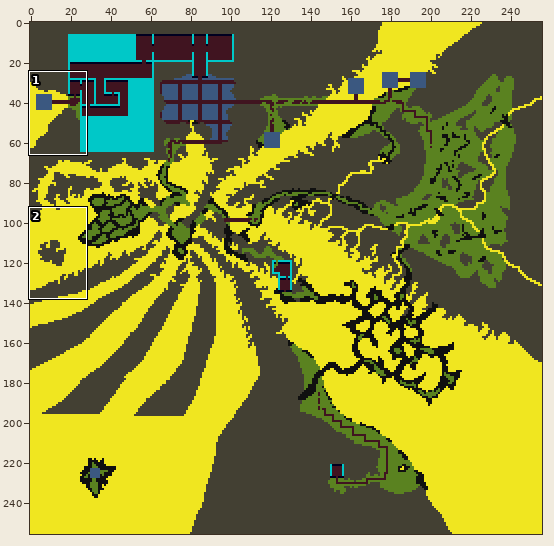
One commit to this sprite sheet: data/maps/realm-of-fire/realm-of-fire-tiles.png. The picture above shows the old version from afar; the outline marks the close-up.
Close-up. First the earlier version:
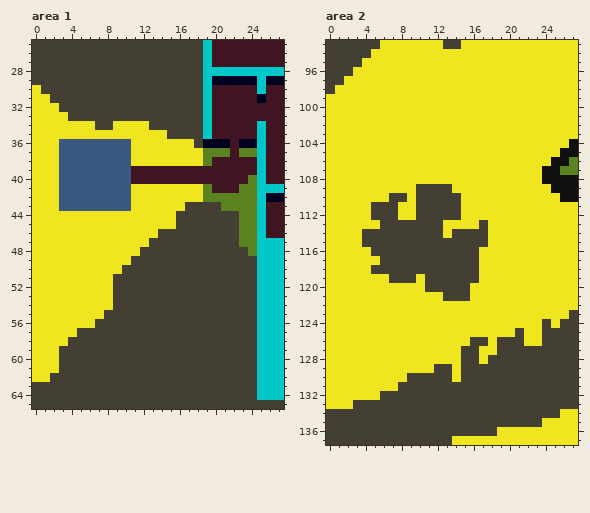
The file is 256x256 pixels. Shown: area 1: x 0..27, y 25..65; area 2: x 0..27, y 93..137.
Once edited:
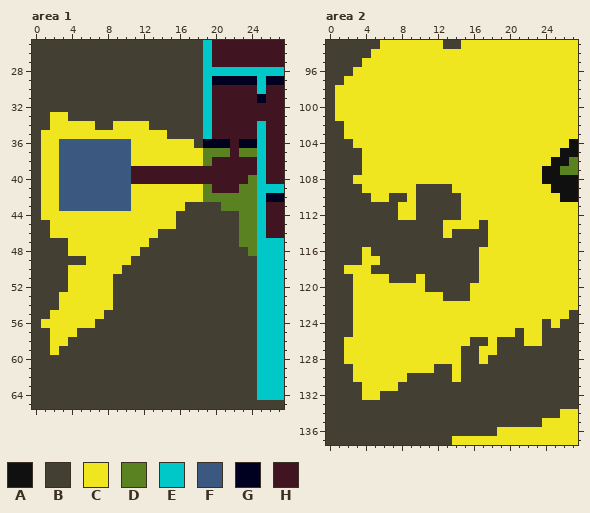
Palette (. is transparent): A #101010  B #434033  C #f0e620  D #5a8220  E #00c8c8  F #3b5880  G #000020  H #401420
The edit:
--- area 1
@@ x 0..7 @@
 29 BBBBBBBB
-30 CBBBBBBB
-31 CCBBBBBB
-32 CCCBBBBB
-33 CCCCBBBB
-34 CCCCCCCB
-35 CCCCCCCC
-36 CCCFFFFF
-37 CCCFFFFF
-38 CCCFFFFF
-39 CCCFFFFF
-40 CCCFFFFF
-41 CCCFFFFF
-42 CCCFFFFF
-43 CCCFFFFF
-44 CCCCCCCC
-45 CCCCCCCC
-46 CCCCCCCC
-47 CCCCCCCC
-48 CCCCCCCC
-49 CCCCCCCC
-50 CCCCCCCC
-51 CCCCCCCC
-52 CCCCCCCC
-53 CCCCCCCC
-54 CCCCCCCC
-55 CCCCCCCC
-56 CCCCCCCB
-57 CCCCCBBB
-58 CCCCBBBB
-59 CCCBBBBB
-60 CCCBBBBB
-61 CCCBBBBB
-62 CCBBBBBB
+30 BBBBBBBB
+31 BBBBBBBB
+32 BBBBBBBB
+33 BBCCBBBB
+34 BBCCCCCB
+35 BCCCCCCC
+36 BCCFFFFF
+37 BCCFFFFF
+38 BCCFFFFF
+39 BCCFFFFF
+40 BCCFFFFF
+41 BCCFFFFF
+42 BCCFFFFF
+43 BCCFFFFF
+44 BCCCCCCC
+45 BBCCCCCC
+46 BBCCCCCC
+47 BBBBCCCC
+48 BBBBCCCC
+49 BBBBBBCC
+50 BBBBCCCC
+51 BBBBCCCC
+52 BBBBCCCC
+53 BBBCCCCC
+54 BBBCCCCC
+55 BBCCCCCC
+56 BCCCCCCB
+57 BBCCCBBB
+58 BBCCBBBB
+59 BBCBBBBB
+60 BBBBBBBB
+61 BBBBBBBB
+62 BBBBBBBB
 63 BBBBBBBB
--- area 2
@@ x 0..7 @@
  98 BCCCCCCC
- 99 CCCCCCCC
-100 CCCCCCCC
-101 CCCCCCCC
-102 CCCCCCCC
-103 CCCCCCCC
-104 CCCCCCCC
-105 CCCCCCCC
-106 CCCCCCCC
-107 CCCCCCCC
-108 CCCCCCCC
-109 CCCCCCCC
-110 CCCCCCCB
-111 CCCCCBBB
-112 CCCCCBBB
-113 CCCCCCBB
-114 CCCCBBBB
-115 CCCCBBBB
-116 CCCCCBBB
-117 CCCCCCBB
-118 CCCCCBBB
-119 CCCCCCCB
-120 CCCCCCCC
-121 CCCCCCCC
-122 CCCCCCCC
-123 CCCCCCCC
-124 CCCCCCCC
-125 CCCCCCCC
-126 CCCCCCCC
-127 CCCCCCCC
-128 CCCCCCCC
-129 CCCCCCCC
-130 CCCCCCCC
-131 CCCCCCCC
-132 CCCCCCBB
-133 CCCBBBBB
+ 99 BCCCCCCC
+100 BCCCCCCC
+101 BCCCCCCC
+102 BBCCCCCC
+103 BBCCCCCC
+104 BBBCCCCC
+105 BBBBCCCC
+106 BBBBCCCC
+107 BBBBCCCC
+108 BBBCCCCC
+109 BBBBCCCC
+110 BBBBBCCB
+111 BBBBBBBB
+112 BBBBBBBB
+113 BBBBBBBB
+114 BBBBBBBB
+115 BBBBBBBB
+116 BBBBCBBB
+117 BBBBCCBB
+118 BBCCCBBB
+119 BBBCCCCB
+120 BBBCCCCC
+121 BBBCCCCC
+122 BBBCCCCC
+123 BBBCCCCC
+124 BBBCCCCC
+125 BBBCCCCC
+126 BBCCCCCC
+127 BBCCCCCC
+128 BBCCCCCC
+129 BBBCCCCC
+130 BBBCCCCC
+131 BBBBCCCC
+132 BBBBCCBB
+133 BBBBBBBB
 134 BBBBBBBB
Where, in picture pixels (left, top, right, bottom), the same in both close-ups:
changed: (32, 85, 86, 382)
changed: (326, 94, 380, 409)
